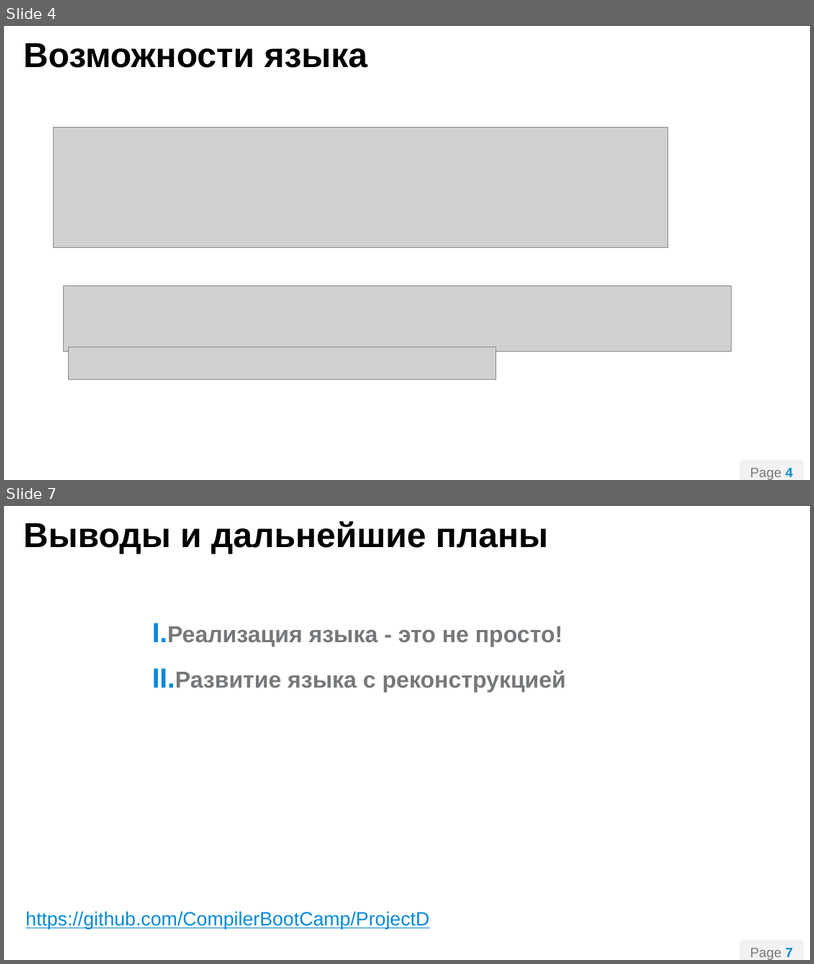
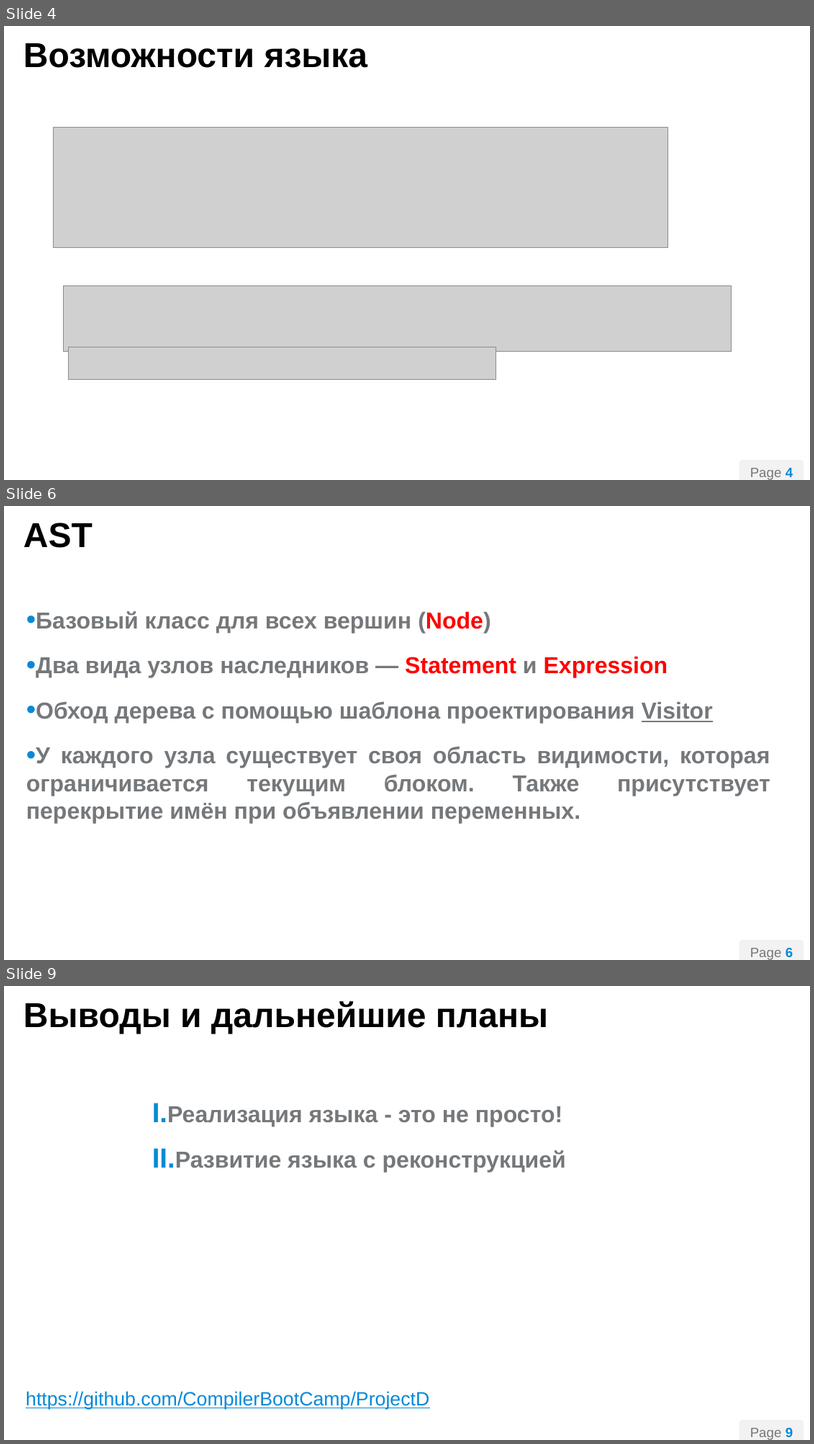
Before and after one commit to CompilerBootCamp/ProjectD, a slide deck: преза_Project_D_v2.pptx. Shown one above the other, each under a label of ours: slides 4 and 7 before the commit, slides 4, 6 and 9 after it; the slides between them are not shown. The pictures are 814x964 and 814x1444 pixels, drawn with LibreOffice and Linux fonts; fonts in the diff are those of the drawing; grey boxes stand for pictures; background and template pictures are left out. Boxes give left, top, right and bottom in pixels: in the first picture for what was removed or moved away, otherwise in the second. Text is boxed around its words. In the diff, an @@ line names an element or a change of style, - is before the commit and + after.

```diff
--- a/преза_Project_D_v2.pptx
+++ b/преза_Project_D_v2.pptx
@@ slide 6 added at (4,506,810,960), background #FFFFFF; not listed: 2 template elements that a slide beside it also shows @@
@@ title added at (23,523,93,548), 36 pt, text #000000, bold @@
+AST
@@ text added at (26,611,770,824), 24 pt, text #75787B, bold @@
+• Базовый класс для всех вершин (Node)
+• Два вида узлов наследников — Statement и Expression
+• Обход дерева с помощью шаблона проектирования Visitor
+• У каждого узла существует своя область видимости, которая ограничивается текущим блоком. Также присутствует перекрытие имён при объявлении переменных.
@@ what was slide 7 is now slide 9 @@
@@ page number at (751,1427,793,1440): text changed @@
-Page 7
+Page 9
```
Also in this commit, not shown: 3 slides changed, 1 other slide added, 2 slides removed.
